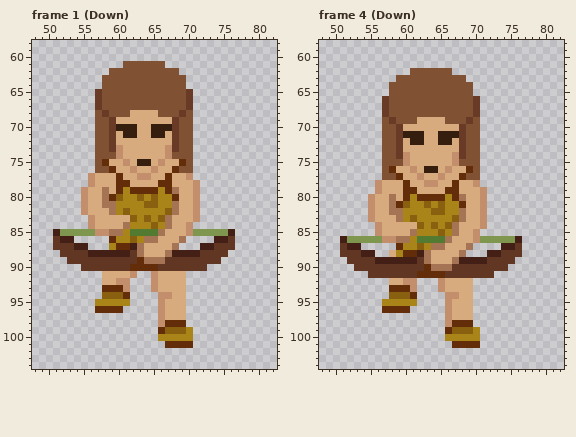
Edited in one commit: pixel-art file (Assets/Combat/Graphics/Characters/Human/Humans_Support_Body_Idle.aseprite). Above is the file before it was changed.
128x128 pixels, 64 frames. Shown: frame 1 (Down): x 48..82, y 58..104; frame 4 (Down): x 48..82, y 58..104. The commit also changed other frames, which this record leaves out.
Once edited:
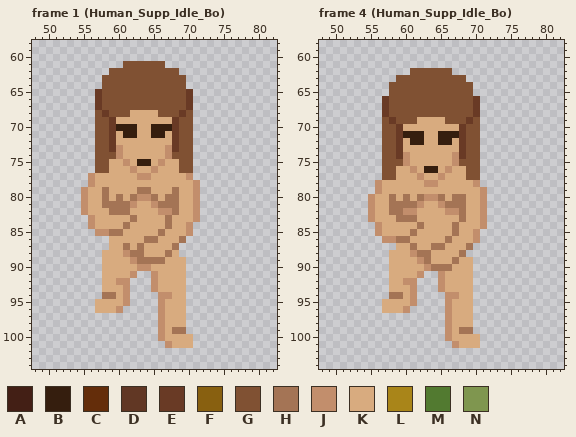
Palette (. is transparent): A #431f15  B #351e0e  C #642d0a  D #613724  E #693a25  F #886010  G #805133  H #a47455  J #c28e6c  K #d8ab7f  L #a98519  M #527a30  N #7f964f
What changed:
layer "Clothes" removed
layer "Bow" removed
--- frame 1 (Human_Supp_Idle_Bo)
@@ x 48..82 @@
  74 .........GGGJKKKKKKJGGG............
- 75 .........GCKKJKBBKJKKCG............
- 76 .........GGCKKJKKJKKCGG............
- 77 ........JKKKCKKJJKKCKKJ............
- 78 ........JKKKCCKKKKCCKKKJ...........
- 79 .......JKKHKCLCCCCLCHKKJ...........
- 80 .......JKKHCFLLFLFLLCKKJ...........
- 81 .......JKKHHLLLLFFLLHKKJ...........
- 82 .......JKKKHLFLLLLLFHKKJ...........
- 83 ........JKKKKKFLFLFHKKKJ...........
- 84 ........JKKKKHLLLFLHKKJ............
- 85 ...ANNNNNJJHHLMMMMHKKKJNNNNNA......
- 86 ...DAA.....CLLFLHHKKKH....AAD......
- 87 ...DDDAA...LCCAHKKKKH...AADDD......
- 88 ....DDDDAAAAAADHKKKHAAAADDDD.......
- 89 .....DDDDDDDDDDCHHHDDDDDDDD........
- 90 .......DDDDDDDCCCCDDDDDDD..........
+ 75 .........GGKKJKBBKJKKGG............
+ 76 .........GGKKKJKKJKKKGG............
+ 77 ........JKKKKKKJJKKKKKJ............
+ 78 ........JKKKKKKKKKKKKKKJ...........
+ 79 .......JKKHKKKKHHKKKHKKJ...........
+ 80 .......JKKHKHKHJJHKHHKKJ...........
+ 81 .......JKKHHHHJKKJHHHKKJ...........
+ 82 .......JKKKHHHKKKKJJHKKJ...........
+ 83 ........JKKKKKHKKKKHKKKJ...........
+ 84 ........JKKKKHKKKKKHKKJ............
+ 85 .........JJHHKKKKKHKKKJ............
+ 86 ...........KKKKKHHKKKH.............
+ 87 ...........KKHKHKKKKH..............
+ 88 ..........KKKJHHKKKHK..............
+ 89 ..........KKKKJHHHHKKK.............
+ 90 ..........KKKKKJJKKKKK.............
  91 ..........KKKKJ..JKKKK.............
  92 ..........KKJJ...JKKKK.............
- 93 ..........CCCJ...JKKKK.............
- 94 ..........FFFC....JJKK.............
- 95 .........LLLLL....JKKK.............
- 96 .........CCCC.....JKKK.............
+ 93 ..........KKKJ...JKKKK.............
+ 94 ..........HHKJ....JJKK.............
+ 95 .........KKKKJ....JKKK.............
+ 96 .........KKKJ.....JKKK.............
  97 ..................JKKK.............
- 98 ..................JCCC.............
- 99 ..................CFFFL............
-100 ..................LLLLL............
-101 ...................CCCC............
+ 98 ..................JKKK.............
+ 99 ..................JKHH.............
+100 ..................JKKKK............
+101 ...................JKKK............
 102 ...................................
--- frame 4 (Human_Supp_Idle_Bo)
@@ x 48..82 @@
  75 .........GGGJKKKKKKJGGG............
- 76 .........GCKKJKBBKJKKCG............
- 77 .........GGCKKJKKJKKCGG............
- 78 ........JKKKCKKJJKKCKKJ............
- 79 ........JKKKCCKKKKCCKKKJ...........
- 80 .......JKKHKCLCCCCLCHKKJ...........
- 81 .......JKKHCFLLFLFLLCKKJ...........
- 82 .......JKKHHLLLLFFLLHKKJ...........
- 83 .......JKKKHLFLLLLLFHKKJ...........
- 84 ........JKKKKKFLFLFHKKKJ...........
- 85 ........JKKKKHLLLFLHKKJ............
- 86 ...ANNNNNJJHHLMMMMHKKKJNNNNNA......
- 87 ...DAA.....CLLFLHHKKKH....AAD......
- 88 ...DDDAA..KLCCAHKKKKH...AADDD......
- 89 ....DDDDAAAAAADHKKKHAAAADDDD.......
- 90 .....DDDDDDDDDDCHHHDDDDDDDD........
- 91 .......DDDDDDDCCCCDDDDDDD..........
+ 76 .........GGKKJKBBKJKKGG............
+ 77 .........GGKKKJKKJKKKGG............
+ 78 ........JKKKKKKJJKKKKKJ............
+ 79 ........JKKKKKKKKKKKKKKJ...........
+ 80 .......JKKHKHKHJJHKHHKKJ...........
+ 81 .......JKKHHHHJKKJHHHKKJ...........
+ 82 .......JKKHHJJKKKKJJHKKJ...........
+ 83 .......JKKKHHHKKKKKKHKKJ...........
+ 84 ........JKKKKKHKKKKHKKKJ...........
+ 85 ........JKKKKHKKKKKHKKJ............
+ 86 .........JJHHKKKKKHKKKJ............
+ 87 ...........KKHKKHHKKKH.............
+ 88 ..........KKKJHHKKKKH..............
+ 89 ..........KKKKJHKKKHKK.............
+ 90 ..........KKKKKJHHHKKK.............
+ 91 ..........KKKKJ..JKKKK.............
  92 ..........KKJJ...JKKKK.............
- 93 ..........CCCJ...JKKKK.............
- 94 ..........FFFC....JJKK.............
- 95 .........LLLLL....JKKK.............
- 96 .........CCCC.....JKKK.............
+ 93 ..........KKKJ...JKKKK.............
+ 94 ..........HHKJ....JJKK.............
+ 95 .........KKKKJ....JKKK.............
+ 96 .........KKKJ.....JKKK.............
  97 ..................JKKK.............
- 98 ..................JCCC.............
- 99 ..................CFFFL............
-100 ..................LLLLL............
-101 ...................CCCC............
+ 98 ..................JKKK.............
+ 99 ..................JKHH.............
+100 ..................JKKKK............
+101 ...................JKKK............
 102 ...................................
